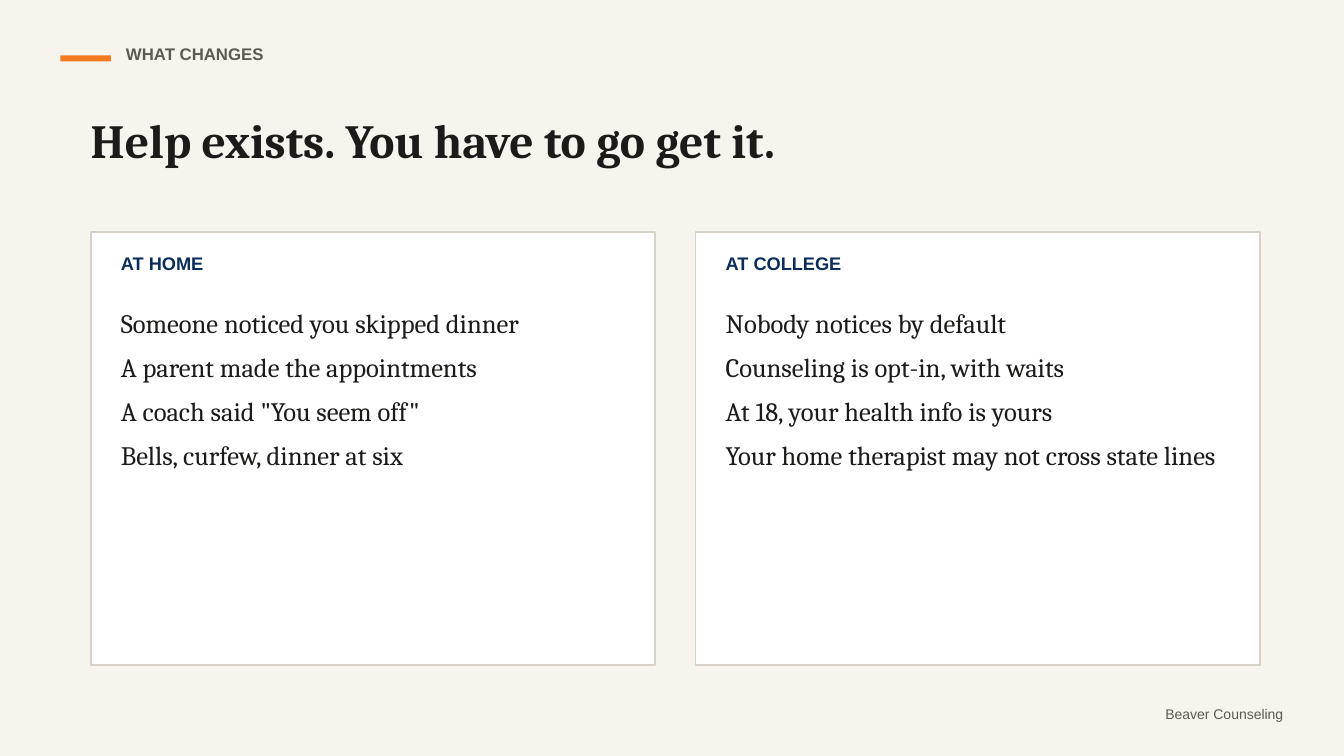
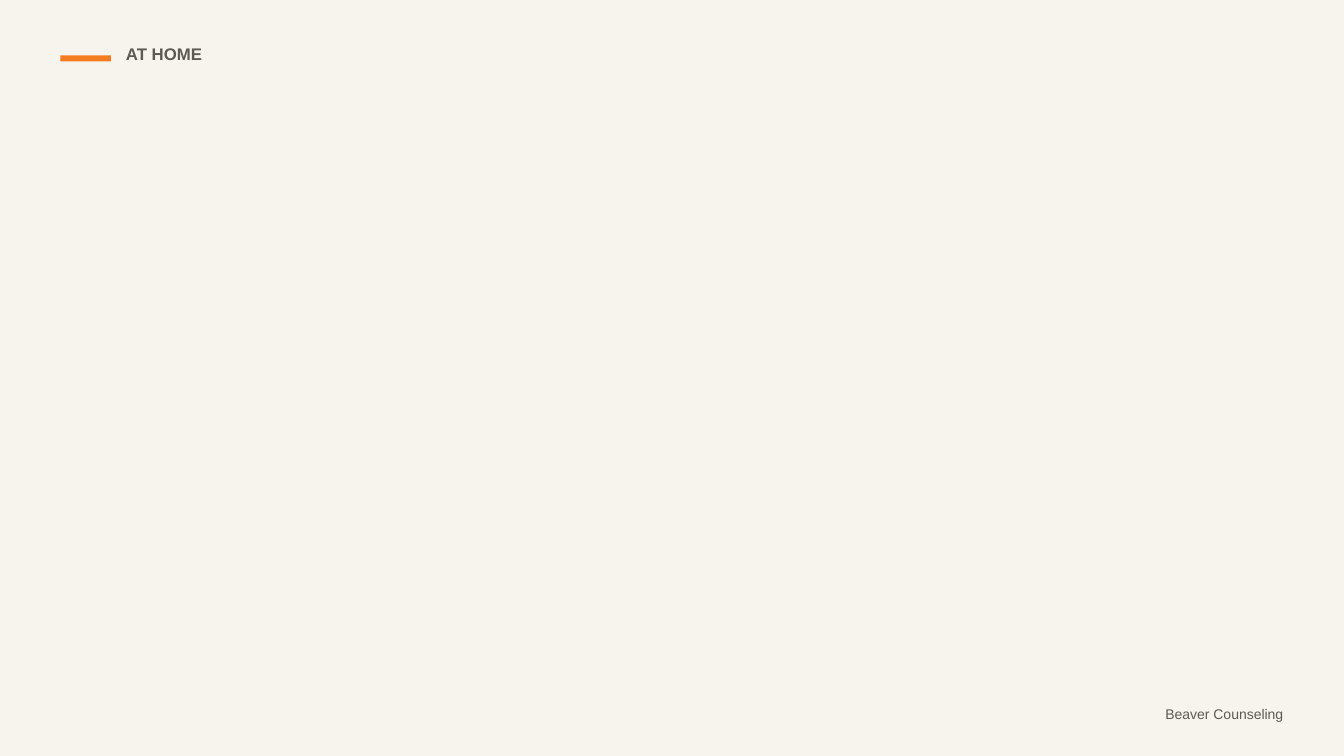
Before and after one commit to rmwtoolkit/bcds-toolkit, a slide deck: slide 9 of decks/launch-mental-health-lesson-v2.pptx (slide 5 before the commit). Drawn at 1344x756 pixels with LibreOffice and Linux fonts; fonts in the diff are those of the drawing; background and template pictures are left out. Boxes give left, top, right and bottom in pixels: in the first picture for what was removed or moved away, otherwise in the second. Text is boxed around its words. In the diff, an @@ line names an element or a change of style, - is before the commit and + after.

```diff
--- a/decks/launch-mental-health-lesson-v2.pptx
+++ b/decks/launch-mental-health-lesson-v2.pptx
@@ text at bbox=[126, 48, 202, 60]: text changed @@
-WHAT CHANGES
+AT HOME
@@ text removed at bbox=[91, 125, 775, 168] @@
-Help exists. You have to go get it.
@@ rectangle removed at bbox=[91, 232, 655, 665] @@
@@ rectangle removed at bbox=[696, 232, 1260, 665] @@
@@ text removed at bbox=[121, 257, 204, 270] @@
-AT HOME
@@ text removed at bbox=[726, 257, 842, 270] @@
-AT COLLEGE
@@ text removed at bbox=[121, 314, 519, 469] @@
-Someone noticed you skipped dinner
-A parent made the appointments
-A coach said "You seem off"
-Bells, curfew, dinner at six
@@ text removed at bbox=[726, 314, 1215, 471] @@
-Nobody notices by default
-Counseling is opt-in, with waits
-At 18, your health info is yours
-Your home therapist may not cross state lines
```
Also in this commit, not shown: 8 other slides changed, 13 slides added, 2 slides removed, 14 other files.
